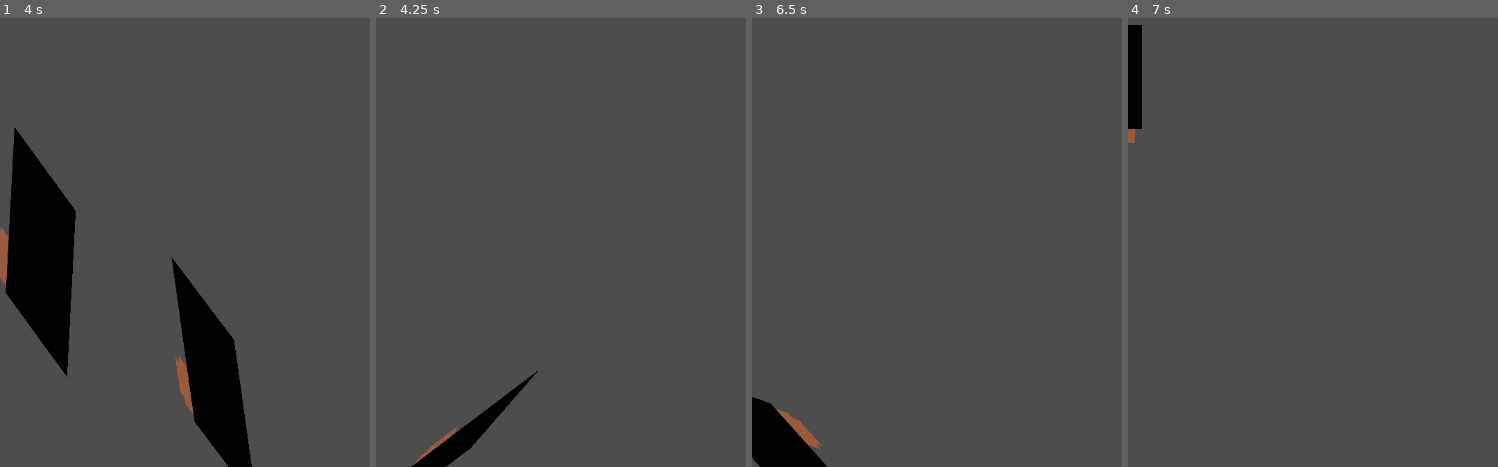
Above: before the commit, frames 1-4 (left to right).
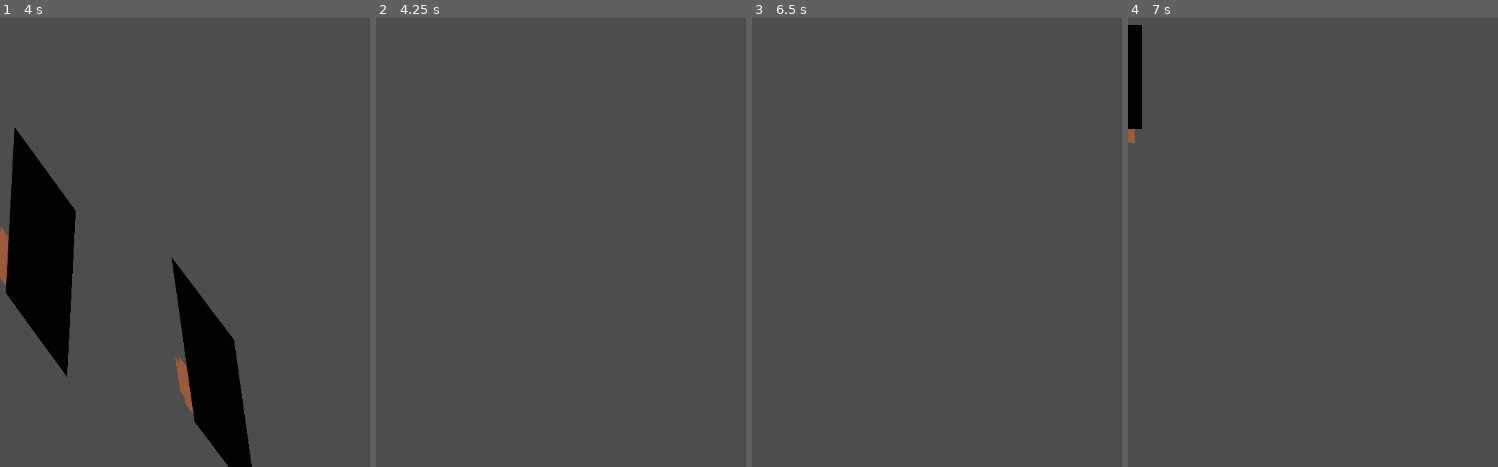
Above: after the commit, the same moments.

Repository: pancake-ninja-game/pancake-ninja
Game: Godot game, scene res://scenes/main.tscn
Two runs of this game, one before a commit and one after it. Both use one fixed random seed, a clock stepped at 60 frames per second and the inputs below.
Inputs (mouse positions are in pixels of both pictures, inside the frame that each line leads up to):
- Up to frame 1 (4 s): tap Enter at 0.5 s; move the mouse to (outside the picture) at 0.52 s; click (outside the picture) at 0.67 s; tap Space at 1.25 s; move the mouse to (240, 264) at 1.27 s; click (240, 264) at 1.42 s; move the mouse to (outside the picture) at 2.02 s; click (outside the picture) at 2.17 s; move the mouse to (33, 76) at 2.77 s; click (33, 76) at 2.92 s; move the mouse to (outside the picture) at 3.52 s; click (outside the picture) at 3.67 s
- Up to frame 2 (4.25 s): no input
- Up to frame 3 (6.5 s): move the mouse to (814, 458) at 4.27 s; click (814, 458) at 4.42 s; move the mouse to (752, 76) at 5.02 s; click (752, 76) at 5.17 s; move the mouse to (1033, 130) at 5.77 s; click (1033, 130) at 5.92 s
- Up to frame 4 (7 s): move the mouse to (1153, 449) at 6.52 s; click (1153, 449) at 6.67 s

Frame 1 is identical in both runs. In frame 2, 1.4% of the frame differs, in the area x 9-44%, y 78-100%; in frame 3, 2.1%, in the area x 0-21%, y 84-100%; in frame 4, nothing differs.

Commit message:
Separate scrapped and stacked sheets

Diff:
--- a/scripts/main.gd
+++ b/scripts/main.gd
@@ -2,10 +2,14 @@
 
 @export var sheet_scene: PackedScene
 @export var screen_width: float = 1024
+@export var screen_height: float = 300
 
 var sheet_spacing: float = 0
 var sheet_speed: float = 200
-var sheets = []
+
+var pancake = []
+var stacked_sheets = []
+var scrapped_sheets = []
 
 # Called when the node enters the scene tree for the first time.
 func _ready() -> void:
@@ -30,45 +34,50 @@
 	s.connect("ok_cut_detected", Callable(self, "_on_ok_cut_detected"))
 	s.connect("ng_cut_detected", Callable(self, "_on_ng_cut_detected"))
 	add_child(s)
-	sheets.append(s)
+	pancake.append(s)
+
+func stack_sheet(s):
+	pancake.erase(s)
+	stacked_sheets.append(s)
+	s.stack_in_jr()
+
+func scrap_sheets_until(s):
+	var idx = pancake.find(s) + 1
+
+	for sheet in pancake.slice(0, idx):
+		sheet.scrap()
+
+	scrapped_sheets.append_array(pancake.slice(0, idx))
+	pancake = pancake.slice(idx)
 
 func _on_ok_cut_detected(triggered_sheet):
 	print("ok cut")
-	var i = 0
-	for s in sheets:
-		i += 1
-		if s == triggered_sheet:
-			s.stack_in_jr()
-			sheets = sheets.slice(i)
-			break
+	if pancake[0] == triggered_sheet:
+		stack_sheet(pancake[0])
+		return
 
-		s.trigger_fall()
+	scrap_sheets_until(triggered_sheet)
 
 func _on_ng_cut_detected(triggered_sheet):
 	print("ng cut")
-	for s in sheets:
-		s.trigger_fall()
-
-		if s == triggered_sheet:
-			return
-
-func drop_sheets(triggered_sheet):
-	for s in sheets:
-		s.trigger_fall()
-
-		if s == triggered_sheet:
-			return
+	scrap_sheets_until(triggered_sheet)
 
 # Called every frame. 'delta' is the elapsed time since the previous frame.
 # Handle resetting sheets when reaching the right screen boundary
 func _process(delta: float) -> void:
 	# Remove sheets that move off-screen to the right
-	for s in sheets:
-		if s.position.x > screen_width + sheet_spacing:
-			remove_sheet(s)
+	for sheet in pancake:
+		if sheet.position.x > screen_width + sheet_spacing:
+			pancake.erase(sheet)
+			sheet.queue_free()
+
+	for sheet in scrapped_sheets:
+		if sheet.position.y > screen_height + sheet_spacing:
+			scrapped_sheets.erase(sheet)
+			sheet.queue_free()
 
 func remove_sheet(s):
-	sheets.erase(s)
+	pancake.erase(s)
 	s.queue_free()
 
 # Debug
--- a/scripts/sheet.gd
+++ b/scripts/sheet.gd
@@ -12,7 +12,7 @@
 
 var sheet_height_in_jr: float = 5
 
-var is_falling = false
+var is_scrapped = false
 var fall_speed = 0
 var rotation_direction: float = 0
 var skew_direction: float = 0
@@ -20,7 +20,7 @@
 var is_hovering = false
 var mouse_positions = []
 
-var cut_zone: float = 0.1
+var cut_zone: float = 0.3
 
 var is_stacked = false
 static var jr_pos: Vector2 = Vector2(800, 600)
@@ -44,7 +44,7 @@
 func _process(delta):
 	position.x += move_speed * delta
 
-	if is_falling:
+	if is_scrapped:
 		fall_speed += gravity * delta
 		position.y += fall_speed * delta
 
@@ -61,18 +61,18 @@
 		mouse_positions.append(pos_x)
 		return
 
-func trigger_fall():
-	is_falling = true
+func scrap():
+	is_scrapped = true
 
 func _on_mouse_entered():
-	if is_falling or is_stacked:
+	if is_stacked or is_scrapped:
 		return
 
 	is_hovering = true
 	mouse_positions.clear()
 
 func _on_mouse_exited():
-	if is_falling or is_stacked:
+	if is_stacked or is_scrapped:
 		return
 
 	is_hovering = false
